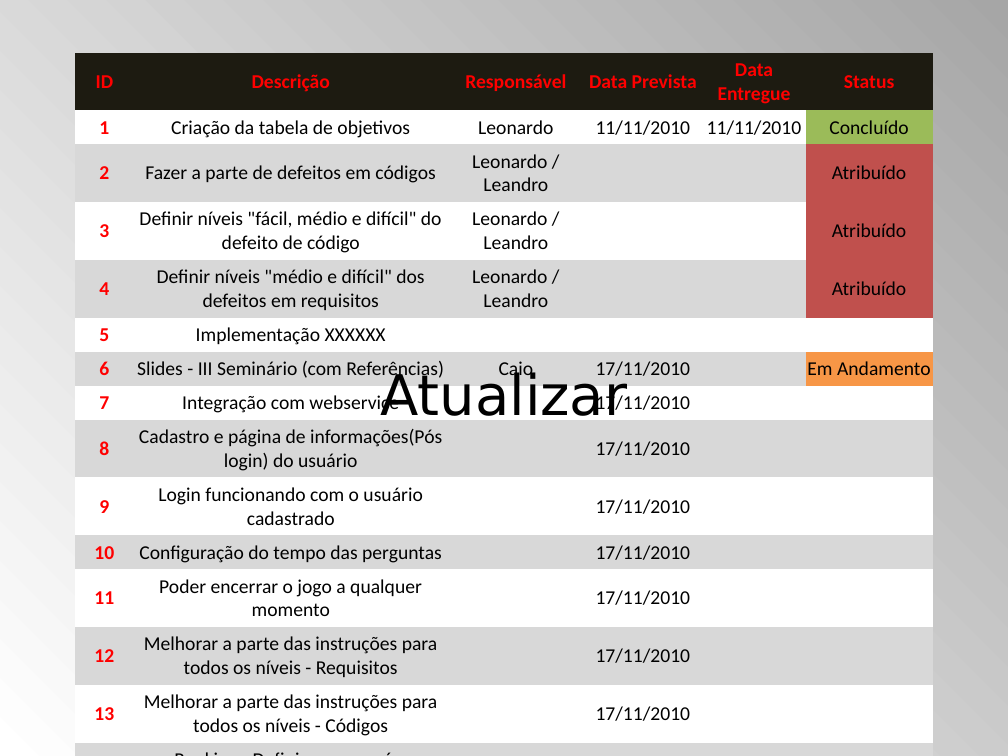
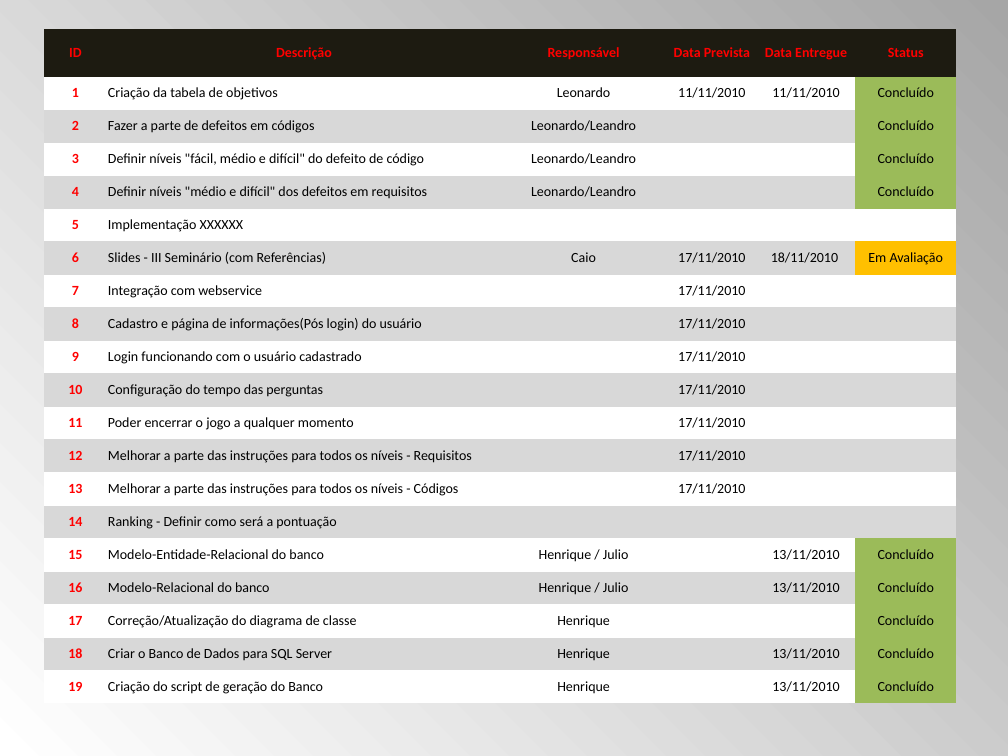
Before and after one commit to ms-uerj/appcodeinspector, a slide deck: slide 4 of Resources/Documentos/Terceiro Seminário.ppt. Drawn at 1008x756 pixels with LibreOffice and Linux fonts; fonts in the diff are those of the drawing. Boxes give left, top, right and bottom in pixels: in the first picture for what was removed or moved away, otherwise in the second. Text is boxed around its words. In the diff, an @@ line names an element or a change of style, - is before the commit and + after.

```diff
--- a/Resources/Documentos/Terceiro Seminário.ppt
+++ b/Resources/Documentos/Terceiro Seminário.ppt
@@ table at (43,28,957,703) @@
-row 3, column 3: Leonardo / Leandro
+row 3, column 3: Leonardo/Leandro
-row 3, column 6: Atribuído
+row 3, column 6: Concluído
-row 4, column 3: Leonardo / Leandro
+row 4, column 3: Leonardo/Leandro
-row 4, column 6: Atribuído
+row 4, column 6: Concluído
-row 5, column 3: Leonardo / Leandro
+row 5, column 3: Leonardo/Leandro
-row 5, column 6: Atribuído
+row 5, column 6: Concluído
-row 7, column 5: 
+row 7, column 5: 18/11/2010
-row 7, column 6: Em Andamento
+row 7, column 6: Em Avaliação
-row 16: 15 | MER do banco | Henrique / Julio |  | 13/11/2010 | Em Avaliação
-row 17: 16 | MR do banco | Henrique / Julio |  | 13/11/2010 | Em Avaliação
+row 16: 15 | Modelo-Entidade-Relacional do banco | Henrique / Julio |  | 13/11/2010 | Concluído
+row 17: 16 | Modelo-Relacional do banco | Henrique / Julio |  | 13/11/2010 | Concluído
+row 18: 17 | Correção/Atualização do diagrama de classe | Henrique |  |  | Concluído
+row 19: 18 | Criar o Banco de Dados para SQL Server | Henrique |  | 13/11/2010 | Concluído
+row 20: 19 | Criação do script de geração do Banco | Henrique |  | 13/11/2010 | Concluído
@@ table: place and size @@
-table at (76,52,932,740)
+table at (43,28,957,703)
@@ title removed at (381,370,628,416) @@
-Atualizar
```
Also in this commit, not shown: 2 other slides changed, 6 slides added, 1 slide removed.
